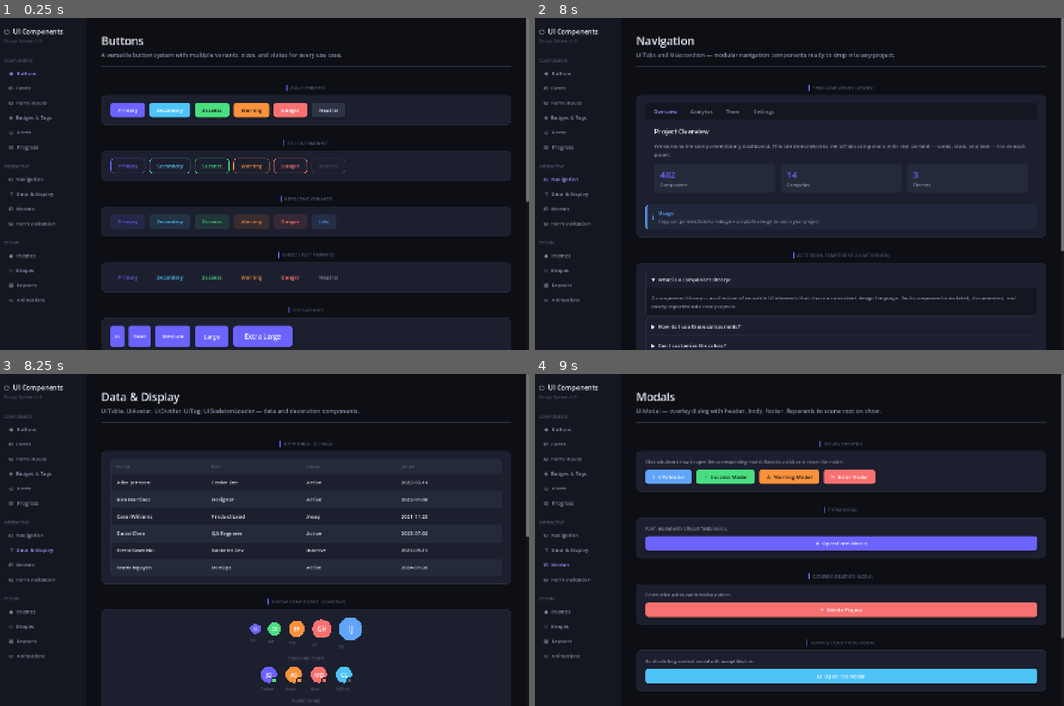
Above: before the commit, frames 1-4 (two rows, left to right).
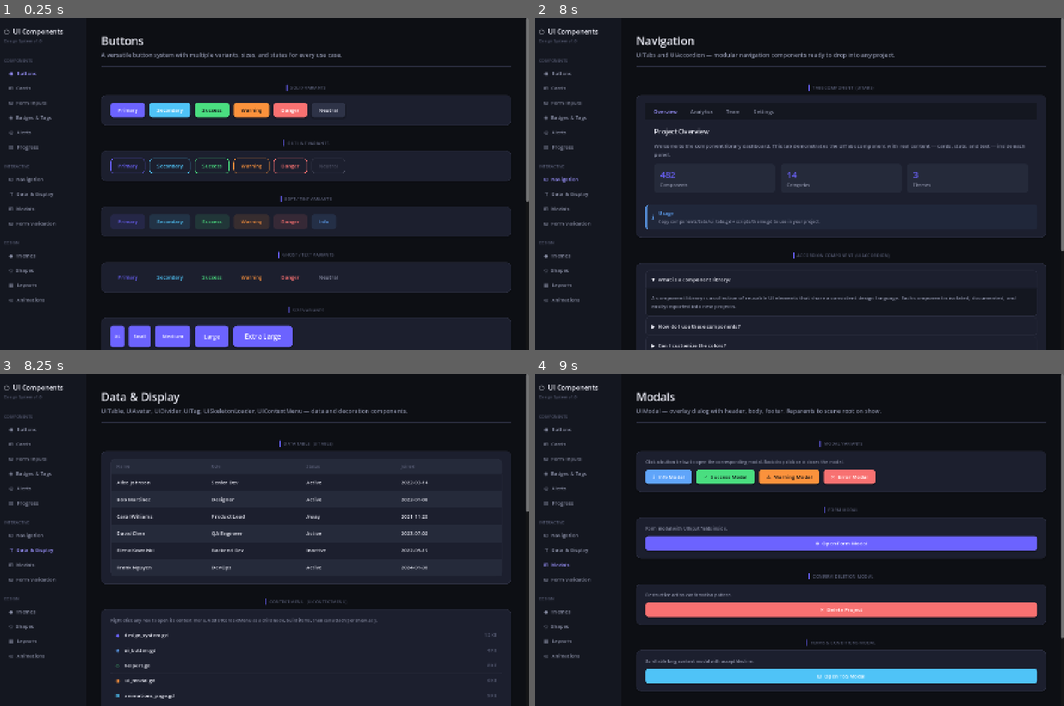
Above: after the commit, the same moments.

Repository: Cai-ki/godot-component-library
Game: Godot game, scene res://scenes/main.tscn
The game is run twice, just before and just after one commit, with the same random seed, the same clock (stepped at 60 frames per second) and the same inputs.
Inputs (mouse positions are in pixels of both pictures, inside the frame that each line leads up to):
- Up to frame 1 (0.25 s): no input
- Up to frame 2 (8 s): click "◉ Buttons" at 0.5 s; click "⊞ Cards" at 1.25 s; click "⊟ Form Inputs" at 2 s; click (688, 117) at 2.77 s; type "12" at 2.85 s; click (889, 117) at 3 s; type "12" at 3.08 s; click (688, 184) at 3.23 s; type "12" at 3.32 s; click (788, 184) at 3.52 s; type "12" at 3.6 s; click (889, 184) at 3.75 s; type "12" at 3.83 s; click (989, 184) at 3.98 s; type "12" at 4.07 s; click (741, 270) at 4.27 s; type "Alex" at 4.35 s; click "◈ Badges & Tags" at 5 s; click "◎ Alerts" at 5.75 s; click "▤ Progress" at 6.5 s; click "⊡ Navigation" at 7.25 s
- Up to frame 3 (8.25 s): click "⊤ Data & Display" at 8 s
- Up to frame 4 (9 s): click "⊞ Modals" at 8.75 s

Frames 1-2 are identical in both runs. In frame 3, 2.2% of the frame differs, in the area x 20-100%, y 10-99%; in frame 4, nothing differs.

Commit message:
feat: add UIContextMenu component with right-click demo
UIContextMenu (extends Node): add_item()/add_separator()/attach() API,
renders in CanvasLayer(102), full-screen overlay dismisses on outside
click, auto-clamps to screen bounds, fade-in animation. Destructive
items render in red. Demo added to Data & Display page with 5 file rows
— right-clicking each row shows Open/Rename/Duplicate/Delete menu with
UIToast feedback per action.

Diff:
--- /dev/null
+++ b/components/context_menu/ui_context_menu.gd
@@ -0,0 +1,200 @@
+class_name UIContextMenu
+extends Node
+
+## Styled right-click context menu.
+##
+## Usage:
+##   var menu := UIContextMenu.new()
+##   menu.add_item("✎  Rename",  func(): rename())
+##   menu.add_item("◈  Duplicate", func(): duplicate())
+##   menu.add_separator()
+##   menu.add_item("✕  Delete",  func(): delete(), true)  # destructive=true → red
+##   menu.attach(my_node)           # auto-shows on right-click
+##   # or: menu.show_at(get_global_mouse_position())
+
+var _items: Array = []   # [{type, label, callback, destructive}]
+var _overlay: Control    # full-screen dismiss layer
+var _panel: PanelContainer
+
+
+# ── Public API ───────────────────────────────────────────────────────────────
+
+func add_item(label: String, callback: Callable, destructive: bool = false) -> void:
+	_items.append({type = "item", label = label, callback = callback, destructive = destructive})
+
+
+func add_separator() -> void:
+	_items.append({type = "separator"})
+
+
+func clear() -> void:
+	_items.clear()
+
+
+## Show the menu at the given global screen position.
+func show_at(pos: Vector2) -> void:
+	_close()
+	_build(pos)
+
+
+## Attach to a Control: menu opens on right-click automatically.
+func attach(target: Control) -> void:
+	target.gui_input.connect(func(event: InputEvent):
+		if event is InputEventMouseButton \
+		and (event as InputEventMouseButton).button_index == MOUSE_BUTTON_RIGHT \
+		and (event as InputEventMouseButton).pressed:
+			show_at(target.get_global_mouse_position())
+	)
+
+
+# ── Build ────────────────────────────────────────────────────────────────────
+
+func _build(pos: Vector2) -> void:
+	var layer := _get_or_create_layer()
+
+	# Full-screen overlay — catches outside clicks to dismiss
+	_overlay = Control.new()
+	_overlay.set_anchors_and_offsets_preset(Control.PRESET_FULL_RECT)
+	_overlay.mouse_filter = Control.MOUSE_FILTER_STOP
+	_overlay.gui_input.connect(func(event: InputEvent):
+		if event is InputEventMouseButton and (event as InputEventMouseButton).pressed:
+			_close()
+	)
+	layer.add_child(_overlay)
+
+	# Menu panel
+	_panel = PanelContainer.new()
+	_panel.mouse_filter = Control.MOUSE_FILTER_STOP
+
+	var ps := StyleBoxFlat.new()
+	ps.bg_color = UITheme.SURFACE_2
+	ps.corner_radius_top_left     = UITheme.RADIUS_MD
+	ps.corner_radius_top_right    = UITheme.RADIUS_MD
+	ps.corner_radius_bottom_left  = UITheme.RADIUS_MD
+	ps.corner_radius_bottom_right = UITheme.RADIUS_MD
+	ps.border_width_top    = 1; ps.border_width_bottom = 1
+	ps.border_width_left   = 1; ps.border_width_right  = 1
+	ps.border_color  = UITheme.BORDER_STRONG
+	ps.shadow_size   = 18
+	ps.shadow_color  = Color(0, 0, 0, 0.35)
+	ps.shadow_offset = Vector2(0, 6)
+	ps.content_margin_left   = 0; ps.content_margin_right  = 0
+	ps.content_margin_top    = 6; ps.content_margin_bottom = 6
+	_panel.add_theme_stylebox_override("panel", ps)
+
+	var vbox := VBoxContainer.new()
+	vbox.add_theme_constant_override("separation", 1)
+	_panel.add_child(vbox)
+
+	for item in _items:
+		if item.type == "separator":
+			var sm := MarginContainer.new()
+			sm.add_theme_constant_override("margin_top",    4)
+			sm.add_theme_constant_override("margin_bottom", 4)
+			sm.add_theme_constant_override("margin_left",   10)
+			sm.add_theme_constant_override("margin_right",  10)
+			vbox.add_child(sm)
+			var line := ColorRect.new()
+			line.color = UITheme.BORDER
+			line.custom_minimum_size.y = 1
+			line.size_flags_horizontal = Control.SIZE_EXPAND_FILL
+			sm.add_child(line)
+		else:
+			_build_item(vbox, item)
+
+	_overlay.add_child(_panel)
+	_panel.position = pos
+	_clamp_to_screen.bind(pos).call_deferred()
+
+	# Fade in
+	_panel.modulate.a = 0.0
+	_panel.create_tween().tween_property(_panel, "modulate:a", 1.0, 0.12).set_trans(Tween.TRANS_SINE)
+
+
+func _build_item(parent: Control, item: Dictionary) -> void:
+	var btn := Button.new()
+	btn.text = item.label
+	btn.flat = true
+	btn.alignment = HORIZONTAL_ALIGNMENT_LEFT
+	btn.focus_mode = Control.FOCUS_NONE
+	btn.custom_minimum_size = Vector2(176, 34)
+
+	var font_color: Color  = UITheme.DANGER if item.destructive else UITheme.TEXT_PRIMARY
+	var hover_color: Color = UITheme.DANGER if item.destructive else UITheme.PRIMARY_LIGHT
+	var hover_bg: Color    = Color(UITheme.DANGER.r, UITheme.DANGER.g, UITheme.DANGER.b, 0.1) \
+		if item.destructive else UITheme.PRIMARY_SOFT
+
+	var n := StyleBoxFlat.new()
+	n.bg_color = Color(0, 0, 0, 0)
+	n.corner_radius_top_left     = UITheme.RADIUS_SM
+	n.corner_radius_top_right    = UITheme.RADIUS_SM
+	n.corner_radius_bottom_left  = UITheme.RADIUS_SM
+	n.corner_radius_bottom_right = UITheme.RADIUS_SM
+	n.content_margin_left = 14; n.content_margin_right  = 14
+	n.content_margin_top  =  4; n.content_margin_bottom =  4
+
+	var m := StyleBoxFlat.new()
+	m.bg_color = hover_bg
+	m.corner_radius_top_left     = UITheme.RADIUS_SM
+	m.corner_radius_top_right    = UITheme.RADIUS_SM
+	m.corner_radius_bottom_left  = UITheme.RADIUS_SM
+	m.corner_radius_bottom_right = UITheme.RADIUS_SM
+	m.content_margin_left = 14; m.content_margin_right  = 14
+	m.content_margin_top  =  4; m.content_margin_bottom =  4
+
+	btn.add_theme_stylebox_override("normal",  n)
+	btn.add_theme_stylebox_override("hover",   m)
+	btn.add_theme_stylebox_override("pressed", m)
+	btn.add_theme_stylebox_override("focus",   n)
+	btn.add_theme_color_override("font_color",       font_color)
+	btn.add_theme_color_override("font_hover_color", hover_color)
+	btn.add_theme_font_size_override("font_size", UITheme.FONT_MD)
+
+	btn.pressed.connect(func():
+		var cb: Callable = item.callback
+		_close()
+		cb.call()
+	)
+
+	# Margin wrapper so items don't touch panel edges
+	var item_wrap := MarginContainer.new()
+	item_wrap.add_theme_constant_override("margin_left",  4)
+	item_wrap.add_theme_constant_override("margin_right", 4)
+	item_wrap.add_theme_constant_override("margin_top",   0)
+	item_wrap.add_theme_constant_override("margin_bottom",0)
+	item_wrap.add_child(btn)
+	parent.add_child(item_wrap)
+
+
+func _clamp_to_screen(pos: Vector2) -> void:
+	if not is_instance_valid(_panel):
+		return
+	var panel_size := _panel.get_minimum_size()
+	var vp_size    := get_tree().root.get_visible_rect().size
+	_panel.position = Vector2(
+		clampf(pos.x, 4.0, vp_size.x - panel_size.x - 4.0),
+		clampf(pos.y, 4.0, vp_size.y - panel_size.y - 4.0)
+	)
+
+
+# ── Close ────────────────────────────────────────────────────────────────────
+
+func _close() -> void:
+	if is_instance_valid(_overlay):
+		_overlay.queue_free()
+	_overlay = null
+	_panel   = null
+
+
+# ── Layer ────────────────────────────────────────────────────────────────────
+
+func _get_or_create_layer() -> CanvasLayer:
+	var root := get_tree().root
+	for child in root.get_children():
+		if child.name == &"_UIContextMenuLayer":
+			return child as CanvasLayer
+	var layer := CanvasLayer.new()
+	layer.name  = &"_UIContextMenuLayer"
+	layer.layer = 102   # above UITooltip(101) and UIToast(100)
+	root.add_child(layer)
+	return layer
--- a/scripts/pages/data_page.gd
+++ b/scripts/pages/data_page.gd
@@ -4,9 +4,10 @@
 
 func build(parent: Control) -> void:
 	UI.page_header(parent, "Data & Display",
-		"UITable, UIAvatar, UIDivider, UITag, UISkeletonLoader — data and decoration components.")
+		"UITable, UIAvatar, UIDivider, UITag, UISkeletonLoader, UIContextMenu — data and decoration components.")
 
 	_table_section(parent)
+	_context_menu_section(parent)
 	_avatar_section(parent)
 	_divider_section(parent)
 	_tag_section(parent)
@@ -252,3 +253,69 @@
 			sl.size_flags_horizontal = Control.SIZE_EXPAND_FILL
 			sl.custom_minimum_size.x = 0
 			iv.add_child(sl)
+
+
+# =============================================
+# CONTEXT MENU
+# =============================================
+
+func _context_menu_section(parent: Control) -> void:
+	UI.section(parent, "Context Menu  (UIContextMenu)")
+
+	var toast := UIToast.new()
+	parent.add_child(toast)
+
+	var card_v := UI.card(parent, 24, 20)
+	card_v.add_child(UI.label(
+		"Right-click any row to open its context menu. "
+		+ "Add UIContextMenu as a child node, build items, then call attach() or show_at().",
+		UITheme.FONT_SM, UITheme.TEXT_SECONDARY
+	))
+
+	var files := [
+		["◆", UITheme.PRIMARY,   "design_system.gd",     "12 KB"],
+		["◈", UITheme.INFO,      "ui_button.gd",         "4 KB"],
+		["◇", UITheme.SUCCESS,   "helpers.gd",           "8 KB"],
+		["◉", UITheme.WARNING,   "ui_modal.gd",          "6 KB"],
+		["⊞", UITheme.SECONDARY, "animations_page.gd",   "9 KB"],
+	]
+
+	var list_v := UI.vbox(card_v, 0)
+
+	for i in files.size():
+		var f: Array = files[i]
+		var row := PanelContainer.new()
+		row.size_flags_horizontal = Control.SIZE_EXPAND_FILL
+		row.mouse_filter = Control.MOUSE_FILTER_STOP
+
+		var normal_s := UI.style(UITheme.SURFACE_2,   UITheme.RADIUS_MD, 0, Color.TRANSPARENT, 0, Color.TRANSPARENT, Vector2.ZERO, 14, 10)
+		var hover_s  := UI.style(UITheme.SURFACE_3,   UITheme.RADIUS_MD, 0, Color.TRANSPARENT, 0, Color.TRANSPARENT, Vector2.ZERO, 14, 10)
+		row.add_theme_stylebox_override("panel", normal_s)
+		row.mouse_entered.connect(func(): row.add_theme_stylebox_override("panel", hover_s))
+		row.mouse_exited.connect(func():  row.add_theme_stylebox_override("panel", normal_s))
+
+		var h := HBoxContainer.new()
+		h.add_theme_constant_override("separation", 12)
+		h.alignment = BoxContainer.ALIGNMENT_CENTER
+		row.add_child(h)
+
+		h.add_child(UI.label(f[0] as String, UITheme.FONT_MD, f[1] as Color))
+		var name_lbl := UI.label(f[2] as String, UITheme.FONT_MD, UITheme.TEXT_PRIMARY)
+		name_lbl.size_flags_horizontal = Control.SIZE_EXPAND_FILL
+		h.add_child(name_lbl)
+		h.add_child(UI.label(f[3] as String, UITheme.FONT_SM, UITheme.TEXT_MUTED))
+
+		list_v.add_child(row)
+		if i < files.size() - 1:
+			UI.sep(list_v, 0)
+
+		# Build context menu for this row
+		var menu := UIContextMenu.new()
+		parent.add_child(menu)
+		var fname: String = f[2] as String
+		menu.add_item("⊕  Open",       func(): toast.show_toast("Opened " + fname, UIToast.ToastType.INFO))
+		menu.add_item("✎  Rename",     func(): toast.show_toast("Rename: " + fname, UIToast.ToastType.INFO))
+		menu.add_item("⊞  Duplicate",  func(): toast.show_toast("Duplicated " + fname, UIToast.ToastType.SUCCESS))
+		menu.add_separator()
+		menu.add_item("✕  Delete",     func(): toast.show_toast("Deleted " + fname, UIToast.ToastType.ERROR), true)
+		menu.attach(row)
